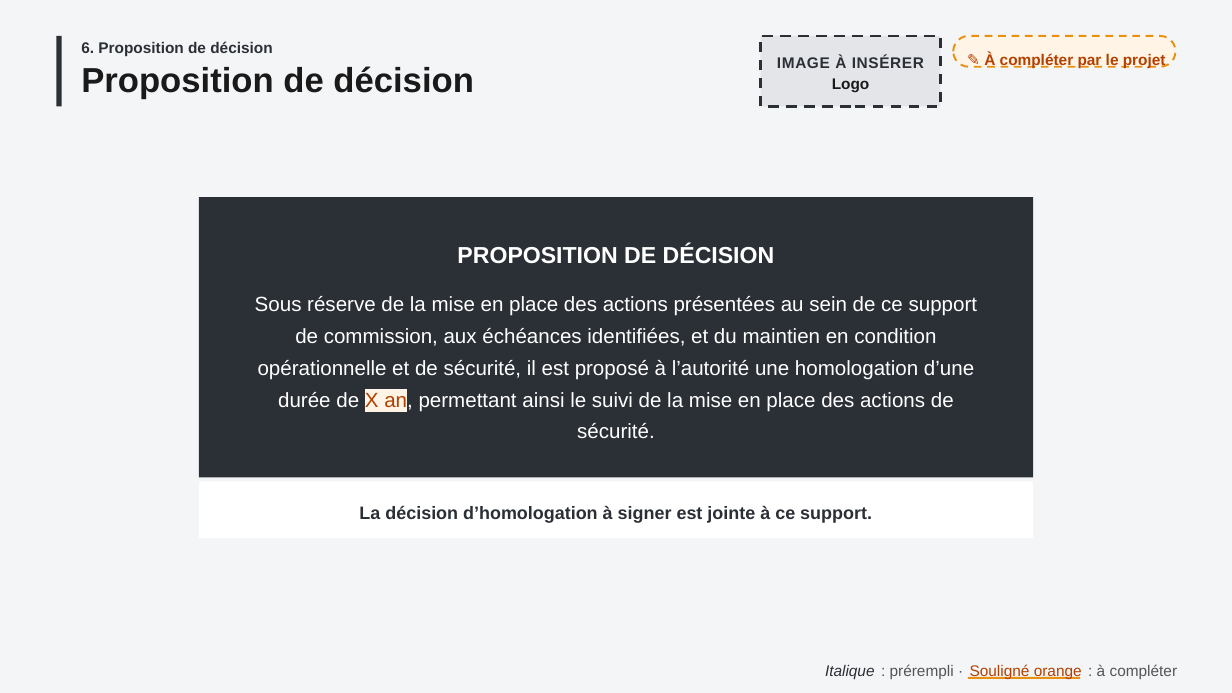
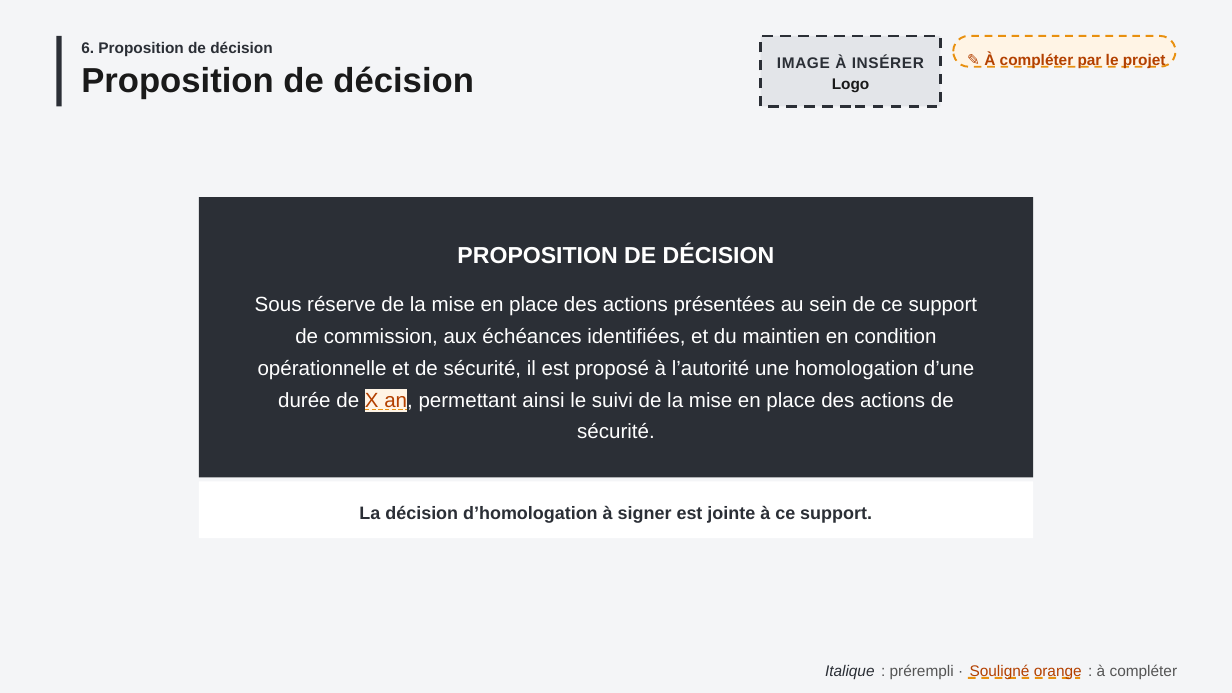
Before and after one commit to betagouv/mon-service-securise, a slide deck: slide 25 of src/vuesPowerpoint/supportCommissionHomologation.pptx. Drawn at 1232x693 pixels with LibreOffice and Linux fonts; fonts in the diff are those of the drawing. Boxes give left, top, right and bottom in pixels: in the first picture for what was removed or moved away, otherwise in the second. Text is boxed around its words. In the diff, an @@ line names an element or a change of style, - is before the commit and + after.

```diff
--- a/src/vuesPowerpoint/supportCommissionHomologation.pptx
+++ b/src/vuesPowerpoint/supportCommissionHomologation.pptx
@@ text "Sous réserve de la mise ..." at <box>255,296,977,438</box>: underline on in "X an," @@
@@ rectangle removed at <box>968,677,1080,679</box> @@
@@ line added from (968, 678) to (1080, 678), #E8900F 2.25 pt dashed @@
```
Also in this commit, not shown: 21 other slides changed.
